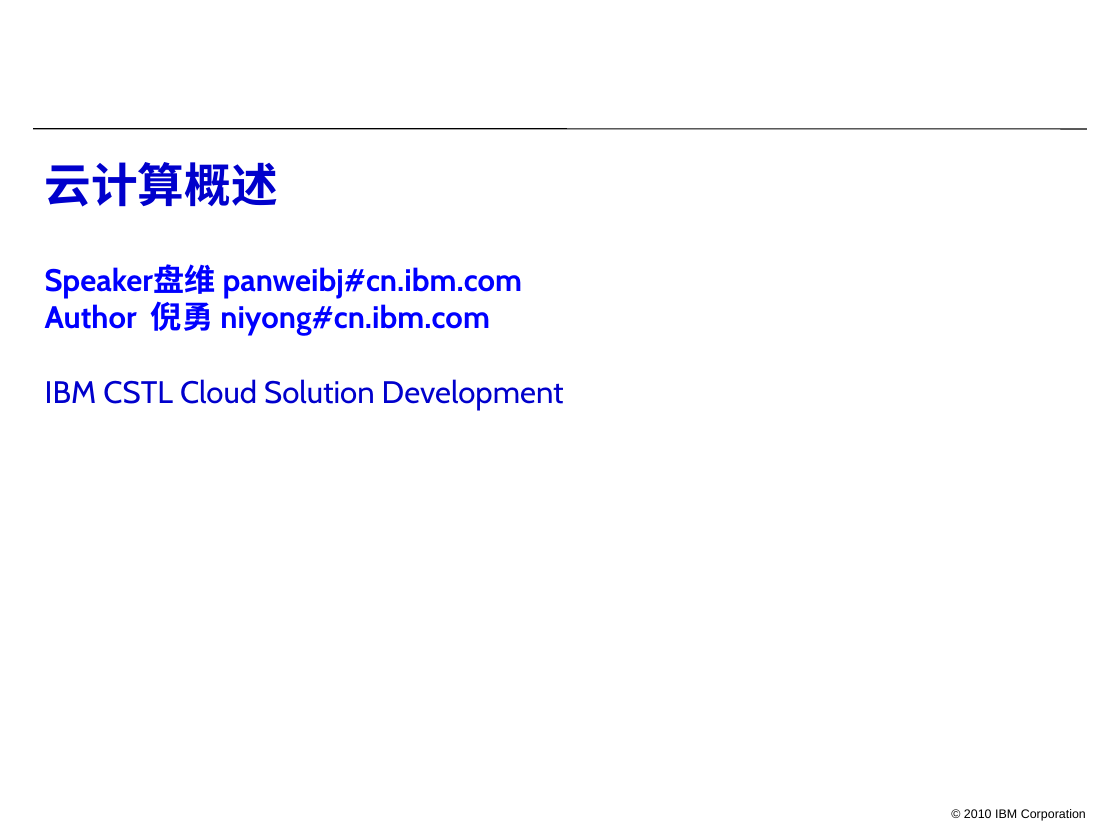
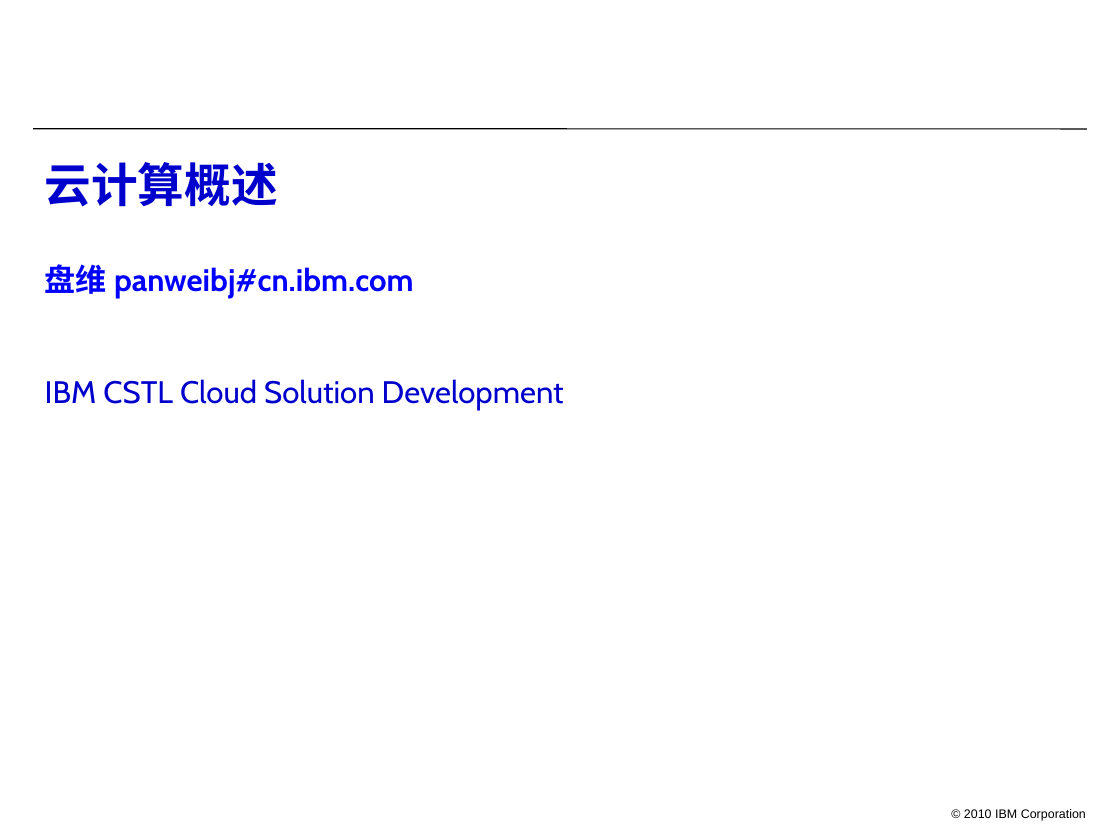
Before and after one commit to hopesfish/Demo, a slide deck: slide 1 of SDU-training/ppt/1.Overview of cloud computing_SDU.ppt. Drawn at 1120x840 pixels with LibreOffice and Linux fonts; fonts in the diff are those of the drawing; background and template pictures are left out. Boxes give left, top, right and bottom in pixels: in the first picture for what was removed or moved away, otherwise in the second. Text is boxed around its words. In the diff, an @@ line names an element or a change of style, - is before the commit and + after.

```diff
--- a/SDU-training/ppt/1.Overview of cloud computing_SDU.ppt
+++ b/SDU-training/ppt/1.Overview of cloud computing_SDU.ppt
@@ text at [45, 162, 414, 298]: text changed @@
-云计算概述
-Speaker盘维 panweibj#cn.ibm.com
-Author 倪勇 niyong#cn.ibm.com
+云计算概述
+盘维 panweibj#cn.ibm.com
```
Also in this commit, not shown: 3 other slides changed, 1 slide removed, 5 other files.
